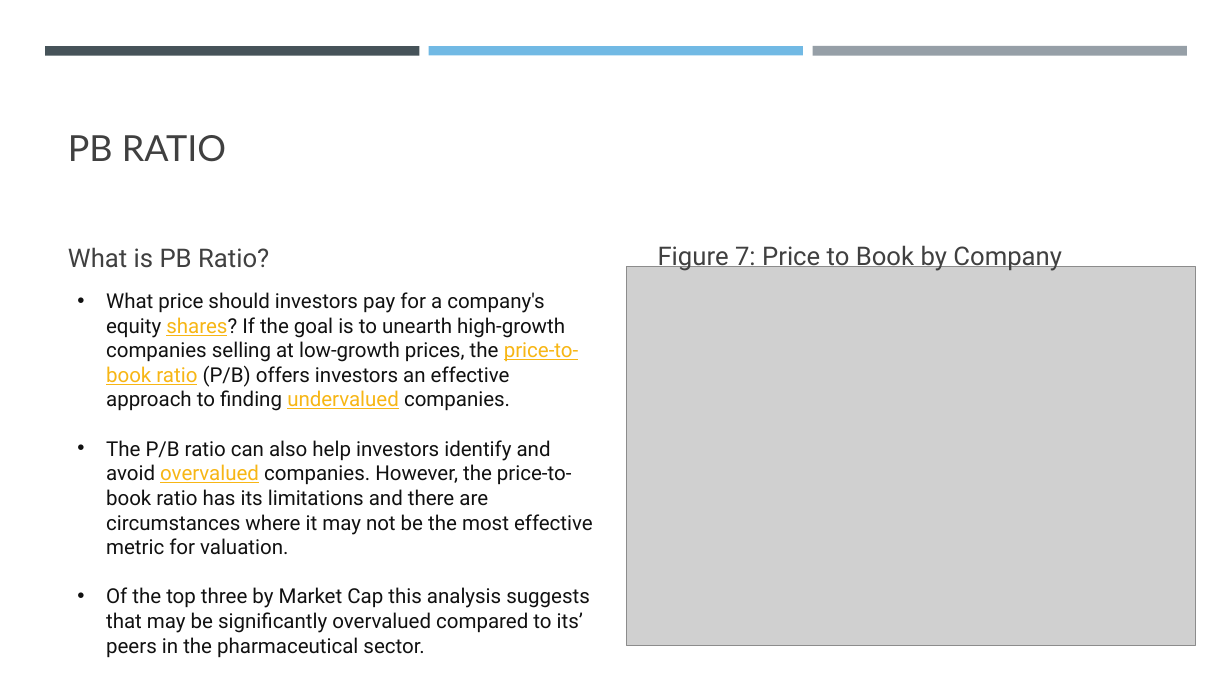
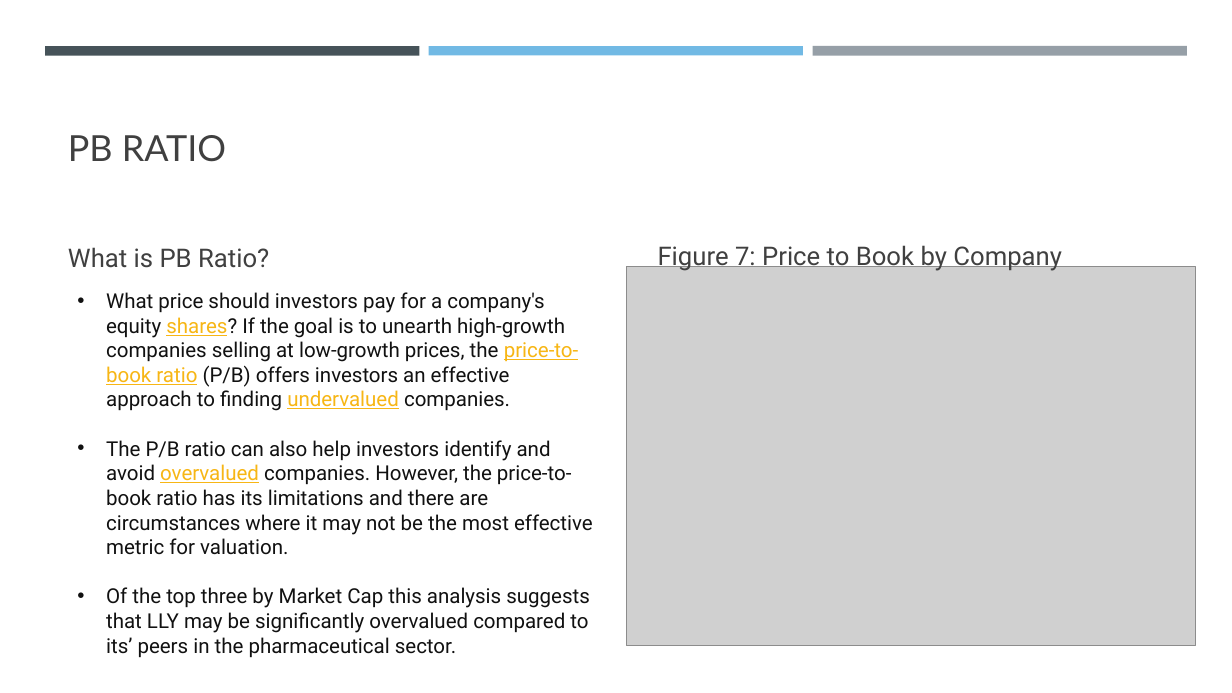
Before and after one commit to gabeo13/Pharma-Stock-Analysis, a slide deck: slide 9 of Stock Market Analysis.pptx. Drawn at 1232x693 pixels with LibreOffice and Linux fonts; fonts in the diff are those of the drawing; grey boxes stand for pictures. Boxes give left, top, right and bottom in pixels: in the first picture for what was removed or moved away, otherwise in the second. Text is boxed around its words. In the diff, an @@ line names an element or a change of style, - is before the commit and + after.

```diff
--- a/Stock Market Analysis.pptx
+++ b/Stock Market Analysis.pptx
@@ text at [106,587,590,658]: text changed @@
-• Of the top three by Market Cap this analysis suggests that may be significantly overvalued compared to its’ peers in the pharmaceutical sector.
+• Of the top three by Market Cap this analysis suggests that LLY may be significantly overvalued compared to its’ peers in the pharmaceutical sector.
```
Also in this commit, not shown: 2 other slides changed, 1 slide added, 3 other files.
